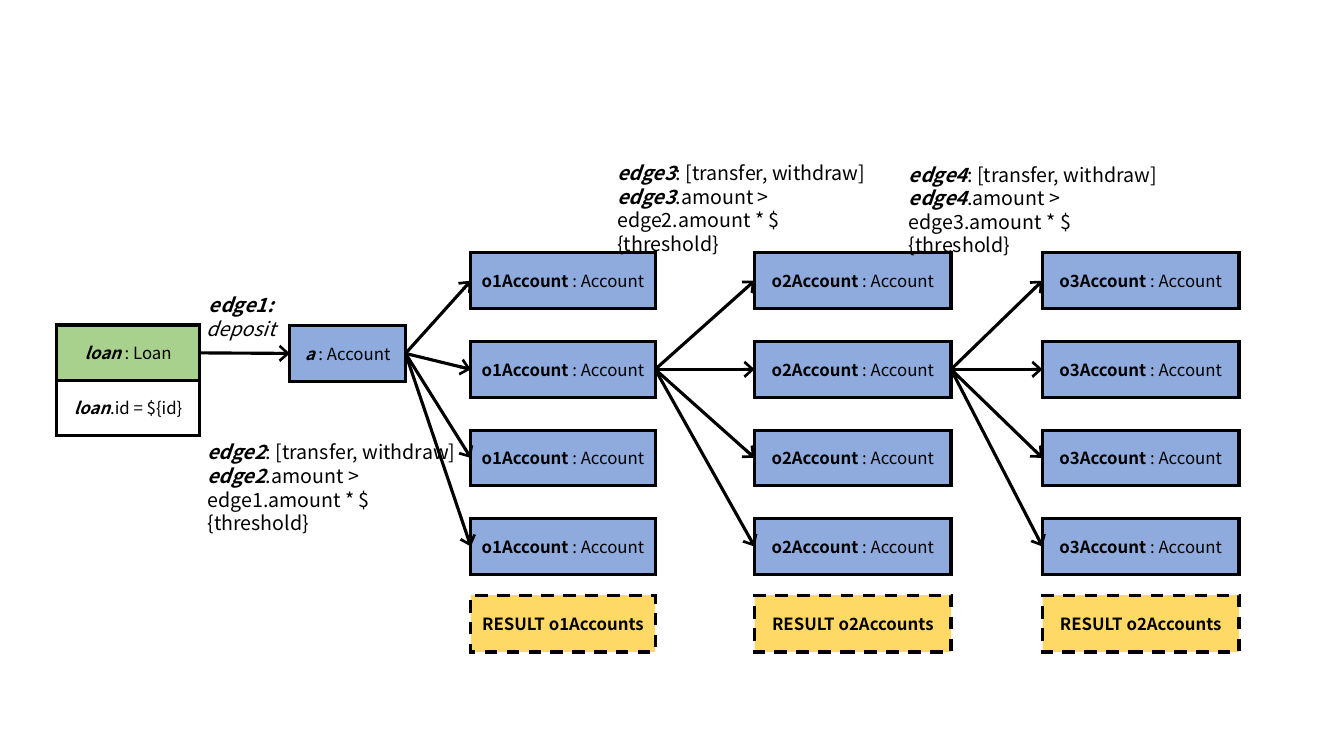
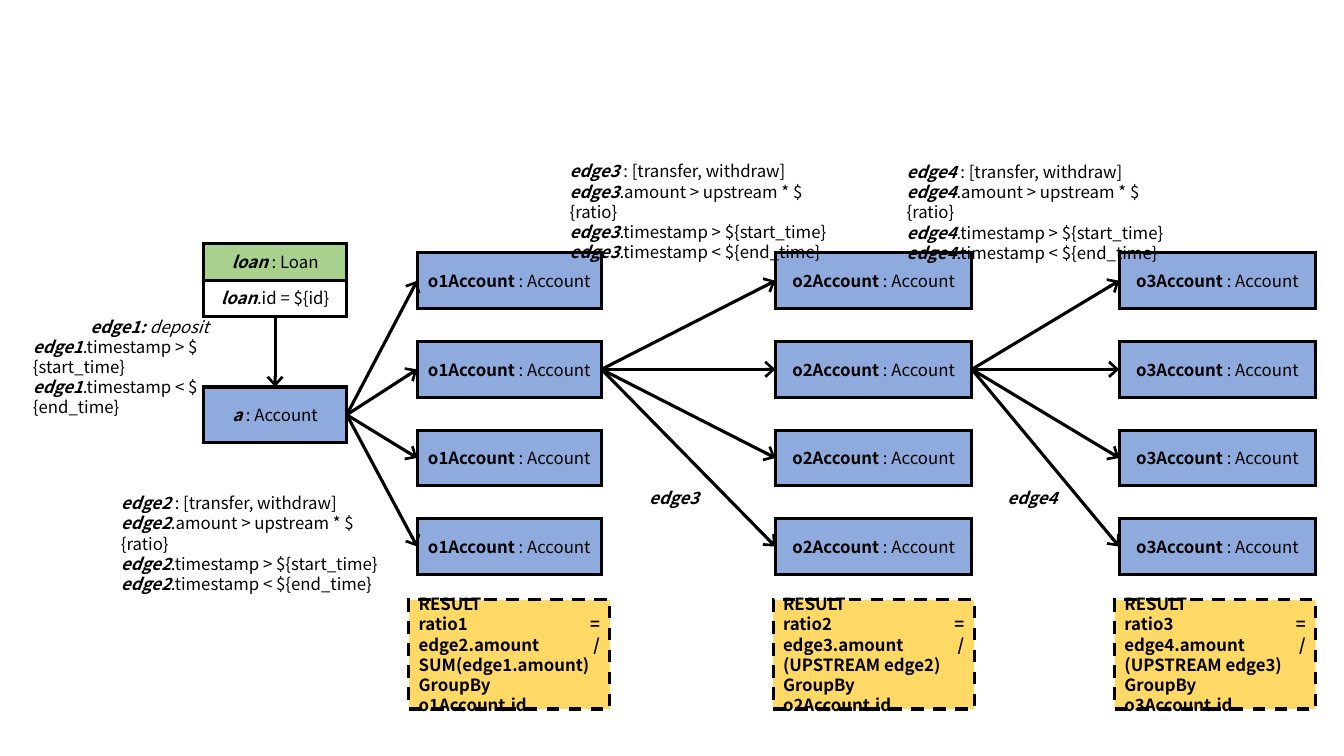
Before and after one commit to ldbc/ldbc_finbench_docs, a slide deck: slide 8 of patterns/transaction-read.pptx (slide 9 before the commit). Drawn at 1344x756 pixels with LibreOffice and Linux fonts; fonts in the diff are those of the drawing. Boxes give left, top, right and bottom in pixels: in the first picture for what was removed or moved away, otherwise in the second. Text is boxed around its words. In the diff, an @@ line names an element or a change of style, - is before the commit and + after.

```diff
--- a/patterns/transaction-read.pptx
+++ b/patterns/transaction-read.pptx
@@ text at (x1=570, y1=163, x2=826, y2=264): text changed; size 14 to 12 pt @@
-edge3: [transfer, withdraw]
-edge3.amount >
-edge2.amount * ${threshold}
+edge3 : [transfer, withdraw]
+edge3.amount > upstream * ${ratio}
+edge3.timestamp > ${start_time}
+edge3.timestamp < ${end_time}
@@ text at (x1=907, y1=164, x2=1163, y2=264): text changed; size 14 to 12 pt @@
-edge4: [transfer, withdraw]
-edge4.amount >
-edge3.amount * ${threshold}
+edge4 : [transfer, withdraw]
+edge4.amount > upstream * ${ratio}
+edge4.timestamp > ${start_time}
+edge4.timestamp < ${end_time}
@@ rectangle "loan : Loan" resized from (x1=56, y1=325, x2=200, y2=380) to (x1=204, y1=244, x2=347, y2=280) @@
@@ rectangle "loan.id = ${id}" resized from (x1=56, y1=380, x2=200, y2=436) to (x1=204, y1=279, x2=347, y2=316) @@
@@ arrow moved from (405, 354) - (471, 281) to (347, 415) - (417, 281) @@
@@ arrow moved from (655, 369) - (755, 281) to (602, 369) - (775, 281) @@
@@ arrow moved from (952, 369) - (1043, 281) to (972, 369) - (1119, 281) @@
@@ text "edge1: deposit" moved from (x1=207, y1=296, x2=276, y2=341) to (x1=33, y1=315, x2=209, y2=416) @@
@@ text at (x1=90, y1=315, x2=209, y2=337): size 14 to 12 pt in "edge1: deposit" @@
@@ arrow moved from (200, 353) - (290, 354) to (275, 317) - (275, 387) @@
@@ text at (x1=33, y1=336, x2=171, y2=416): paragraphs added @@
+edge1.timestamp > ${start_time}
+edge1.timestamp < ${end_time}
@@ rectangle "a : Account" resized from (x1=290, y1=326, x2=406, y2=381) to (x1=204, y1=387, x2=347, y2=443) @@
@@ arrow moved from (405, 354) - (471, 369) to (347, 415) - (417, 369) @@
@@ arrow moved from (655, 369) - (755, 546) to (602, 369) - (775, 546) @@
@@ arrow moved from (655, 369) - (755, 458) to (602, 369) - (775, 458) @@
@@ arrow moved from (655, 369) - (755, 369) to (602, 369) - (775, 369) @@
@@ arrow moved from (952, 369) - (1043, 546) to (972, 369) - (1119, 546) @@
@@ arrow moved from (952, 369) - (1043, 458) to (972, 369) - (1119, 458) @@
@@ arrow moved from (952, 369) - (1043, 369) to (972, 369) - (1119, 369) @@
@@ arrow moved from (405, 354) - (471, 546) to (347, 415) - (417, 546) @@
@@ arrow moved from (405, 354) - (471, 458) to (347, 415) - (417, 458) @@
@@ text at (x1=121, y1=495, x2=377, y2=594): text changed; size 14 to 12 pt @@
-edge2: [transfer, withdraw]
-edge2.amount >
-edge1.amount * ${threshold}
+edge2 : [transfer, withdraw]
+edge2.amount > upstream * ${ratio}
+edge2.timestamp > ${start_time}
+edge2.timestamp < ${end_time}
@@ 4 rectangles moved together from (x1=471, y1=253, x2=655, y2=575) to (x1=417, y1=253, x2=602, y2=575) @@
@@ 4 rectangles moved together from (x1=755, y1=253, x2=952, y2=575) to (x1=775, y1=253, x2=972, y2=575) @@
@@ 4 rectangles moved together from (x1=1043, y1=253, x2=1239, y2=575) to (x1=1119, y1=253, x2=1316, y2=575) @@
@@ rectangle removed at (x1=471, y1=595, x2=655, y2=651) @@
-RESULT o1Accounts
@@ rectangle removed at (x1=755, y1=595, x2=952, y2=651) @@
-RESULT o2Accounts
@@ rectangle removed at (x1=1043, y1=595, x2=1239, y2=651) @@
-RESULT o2Accounts
@@ group added at (x1=409, y1=490, x2=1317, y2=709): 3 rectangles, 2 texts @@
+RESULT
+ratio1 = edge2.amount / SUM(edge1.amount)
+GroupBy o1Account.id
+RESULT
+ratio2 = edge3.amount / (UPSTREAM edge2)
+GroupBy o2Account.id
+edge3
+edge4
+RESULT
+ratio3 = edge4.amount / (UPSTREAM edge3)
+GroupBy o3Account.id
```
Also in this commit, not shown: 1 other slide changed, 1 slide removed, 14 other files.
